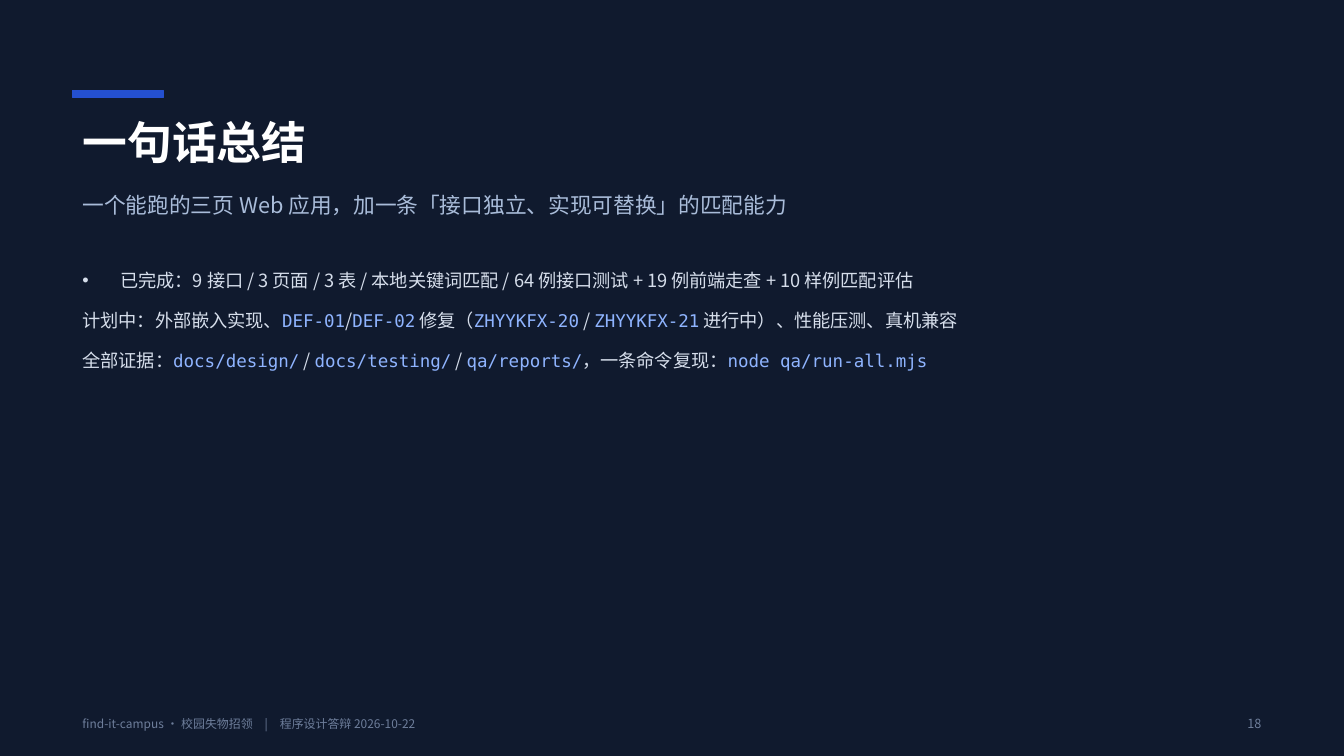
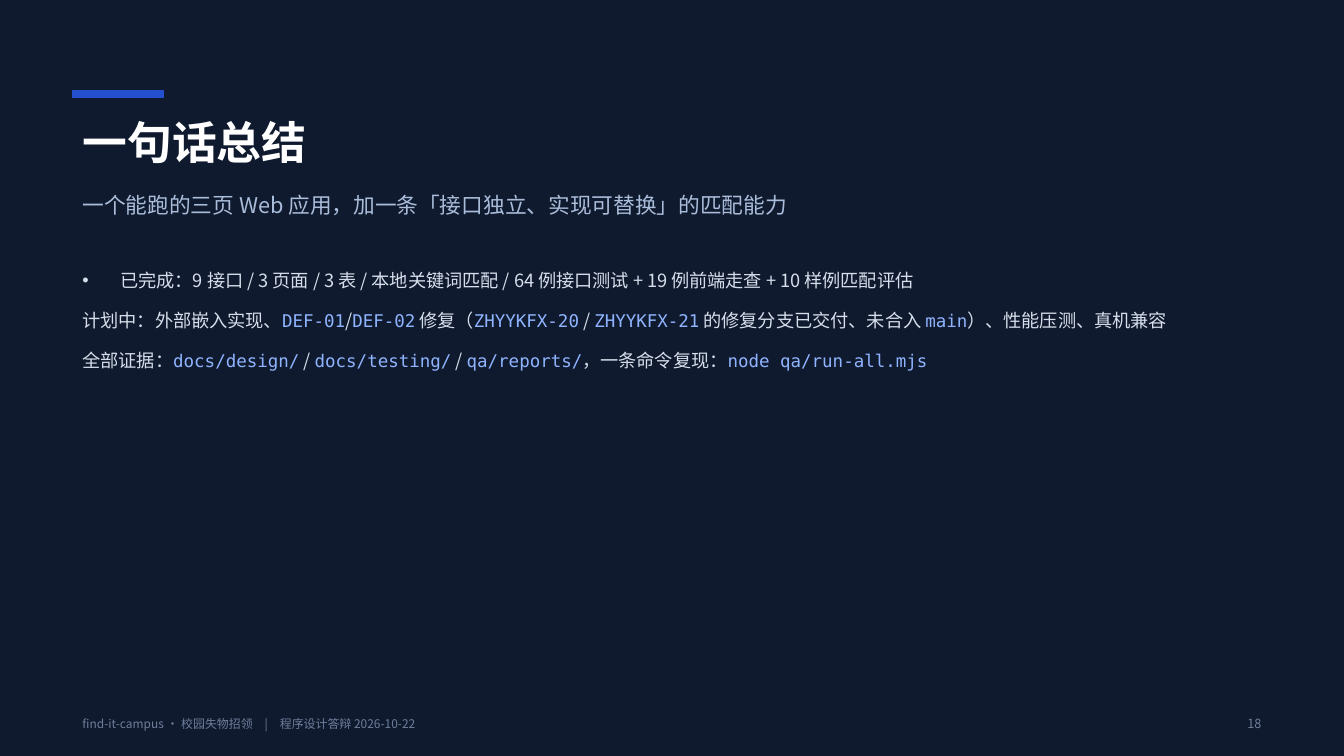
Before and after one commit to BLingKiy/find-it-campus, a slide deck: slide 18 of docs/delivery/6.2-答辩PPT.pptx. Drawn at 1344x756 pixels with LibreOffice and Linux fonts; fonts in the diff are those of the drawing. Boxes give left, top, right and bottom in pixels: in the first picture for what was removed or moved away, otherwise in the second. Text is boxed around its words. In the diff, an @@ line names an element or a change of style, - is before the commit and + after.

Commit message:
docs(6.2): 缺陷口径按实际状态改写——修复分支已交付未合入 main（ZHYYKFX-12）
ZHYYKFX-20 / ZHYYKFX-21 已各自交付修复分支（3548a27 / 1349f09），但均未合入 main，
本交付分支亦不含这两处改动；故表述改为「已交付修复分支（未合入 main），回归复跑待完成」，
不写「已修复」。PPT 同步重建（18 页）。

```diff
--- a/docs/delivery/6.2-答辩PPT.pptx
+++ b/docs/delivery/6.2-答辩PPT.pptx
@@ text at box(82, 311, 1167, 329): text changed; size 12.5 to 13 pt; font DejaVu Sans Mono to Noto Sans CJK SC; text colour #8FB4FF to #D6DEEB @@
-• 计划中：外部嵌入实现、DEF-01/DEF-02 修复（ZHYYKFX-20 / ZHYYKFX-21 进行中）、性能压测、真机兼容
+• 计划中：外部嵌入实现、DEF-01/DEF-02 修复（ZHYYKFX-20 / ZHYYKFX-21 的修复分支已交付、未合入 main）、性能压测、真机兼容
```
Also in this commit, not shown: 2 other slides changed, 4 other files.
